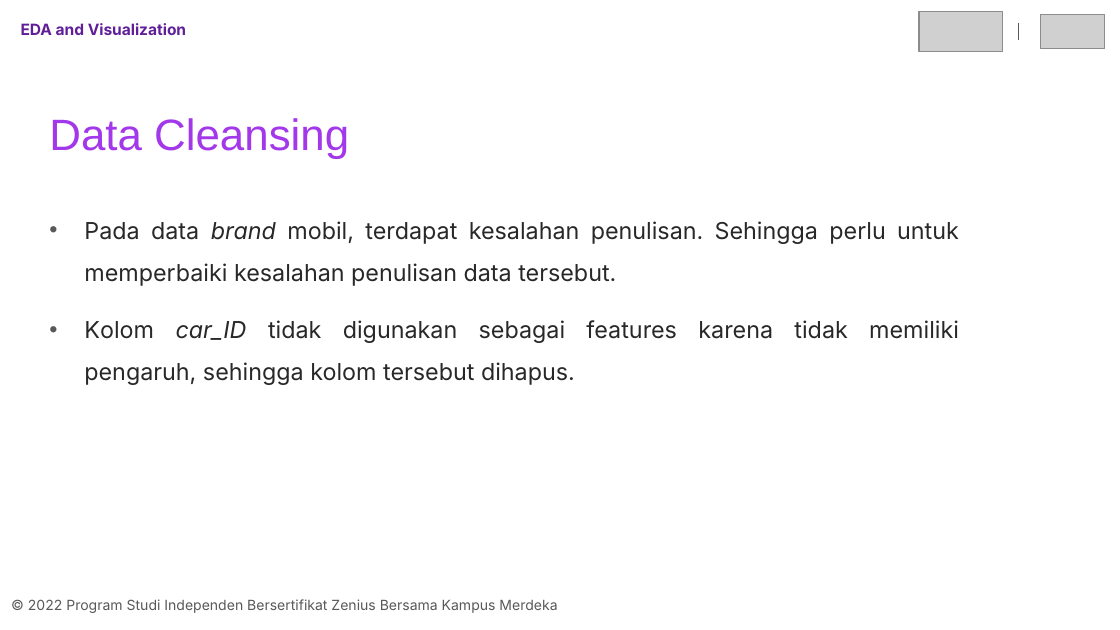
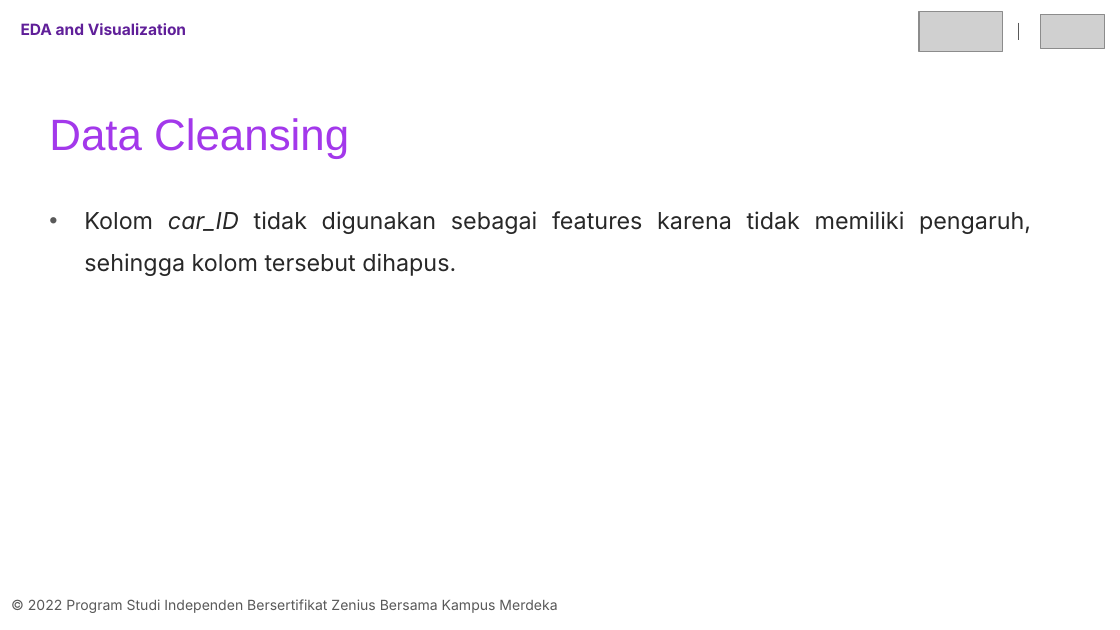
Before and after one commit to arsyfpro/Car-Price-Prediction-Machine-Learning, a slide deck: slide 11 of final_project_07_adit.pptx (slide 10 before the commit). Drawn at 1120x630 pixels with LibreOffice and Linux fonts; fonts in the diff are those of the drawing; grey boxes stand for pictures. Boxes give left, top, right and bottom in pixels: in the first picture for what was removed or moved away, otherwise in the second. Text is boxed around its words. In the diff, an @@ line names an element or a change of style, - is before the commit and + after.

```diff
--- a/final_project_07_adit.pptx
+++ b/final_project_07_adit.pptx
@@ text "Kolom car_ID tidak digunakan sebagai ...": place and size @@
-text "Kolom car_ID tidak digunakan sebagai ..." at bbox=[84, 221, 959, 385]
+text "Kolom car_ID tidak digunakan sebagai ..." at bbox=[84, 211, 1031, 276]
@@ text at bbox=[84, 221, 959, 286]: paragraph removed @@
-• Pada data brand mobil, terdapat kesalahan penulisan. Sehingga perlu untuk memperbaiki kesalahan penulisan data tersebut.
```
Also in this commit, not shown: 26 other slides changed, 4 slides added, 1 other file.
